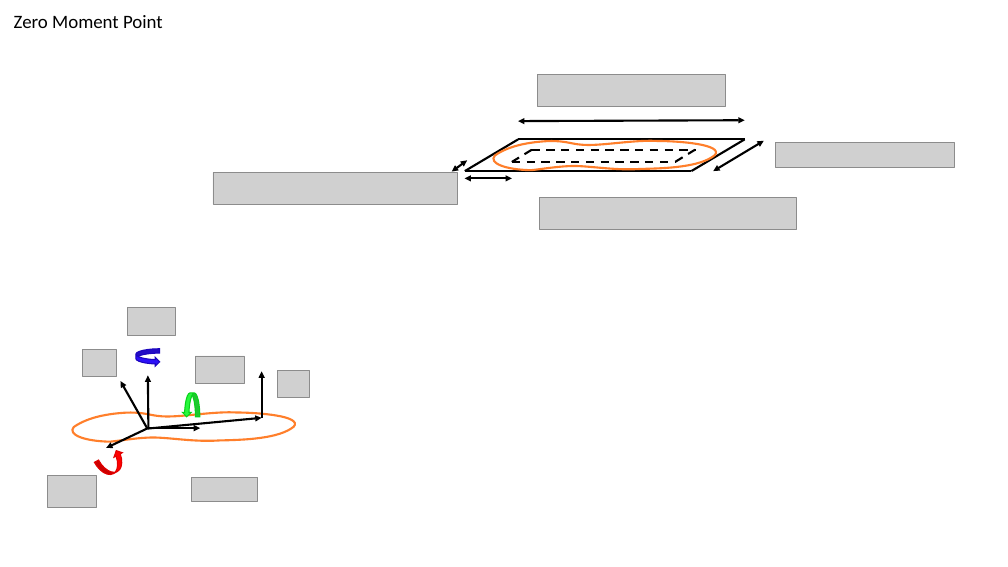
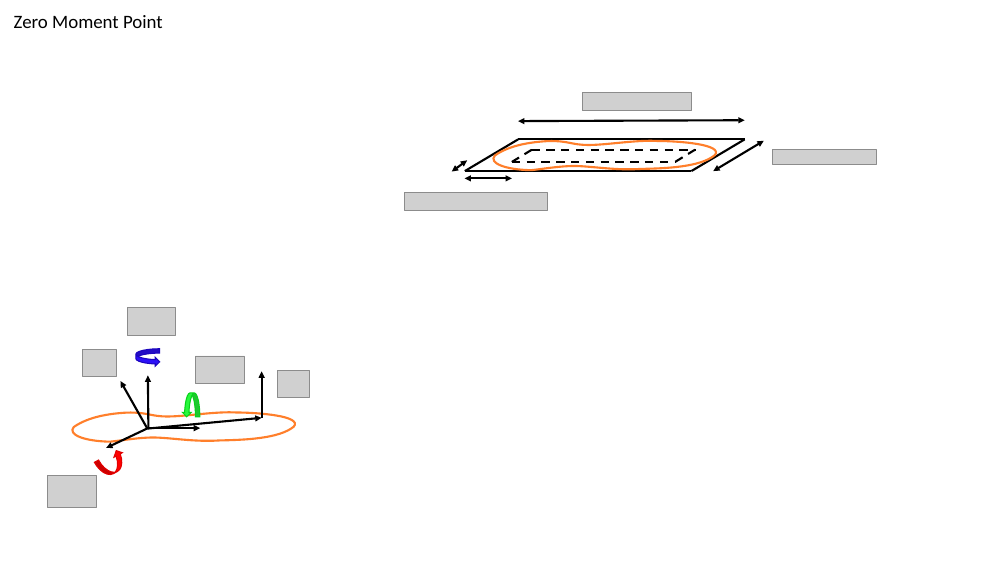
Before and after one commit to mhubii/masters_thesis, a slide deck: slide 5 of windows/masters_thesis_imgs.pptx. Drawn at 1008x567 pixels with LibreOffice and Linux fonts; fonts in the diff are those of the drawing; grey boxes stand for pictures; background and template pictures are left out. Boxes give left, top, right and bottom in pixels: in the first picture for what was removed or moved away, otherwise in the second. Text is boxed around its words. In the diff, an @@ line names an element or a change of style, - is before the commit and + after.

```diff
--- a/windows/masters_thesis_imgs.pptx
+++ b/windows/masters_thesis_imgs.pptx
@@ picture: place and size @@
-picture at [538,75,725,107]
+picture at [582,92,692,110]
@@ picture: place and size @@
-picture at [776,143,954,168]
+picture at [772,150,876,164]
@@ picture: place and size @@
-picture at [213,172,457,204]
+picture at [405,192,547,211]
@@ picture removed at [540,197,796,229] @@
@@ picture removed at [191,477,258,501] @@
```
Also in this commit, not shown: 2 slides added, 2 other files.
